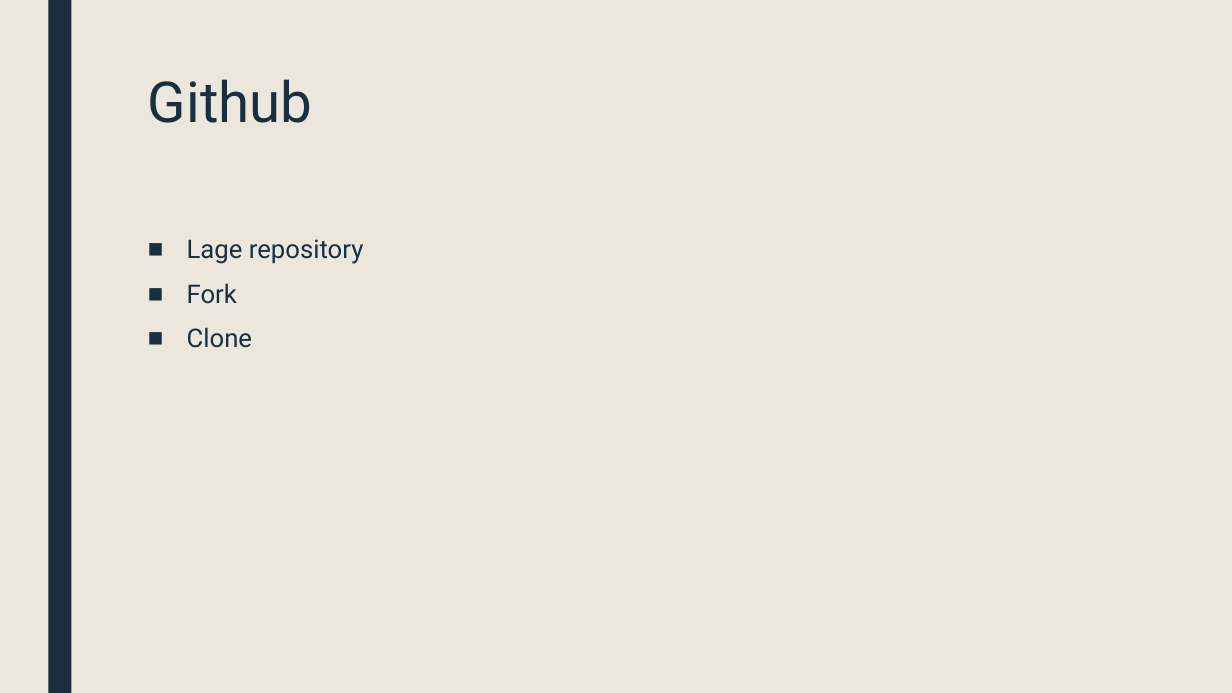
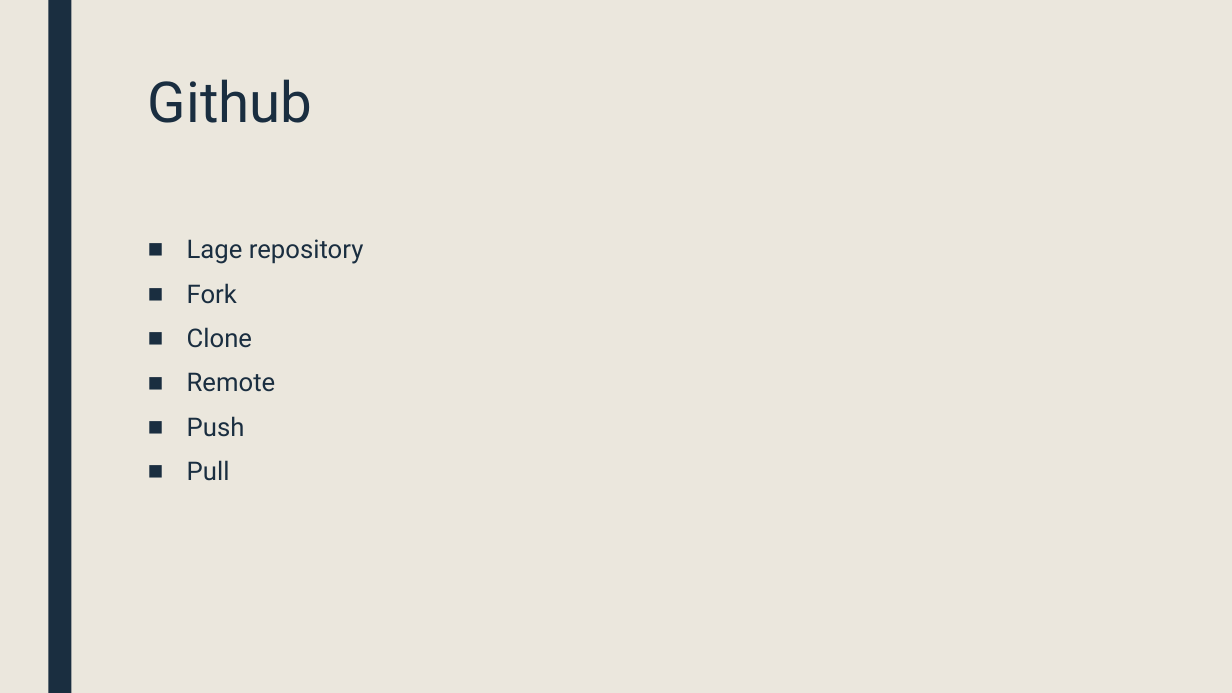
Before and after one commit to ufarm/sommer2016, a slide deck: slide 19 of GIT.pptx (slide 14 before the commit). Drawn at 1232x693 pixels with LibreOffice and Linux fonts; fonts in the diff are those of the drawing. Boxes give left, top, right and bottom in pixels: in the first picture for what was removed or moved away, otherwise in the second. Text is boxed around its words. In the diff, an @@ line names an element or a change of style, - is before the commit and + after.

```diff
--- a/GIT.pptx
+++ b/GIT.pptx
@@ text at [187, 372, 276, 481]: paragraphs added @@
+■ Remote
+■ Push
+■ Pull
```
Also in this commit, not shown: 4 other slides changed, 8 slides added, 1 slide removed.
